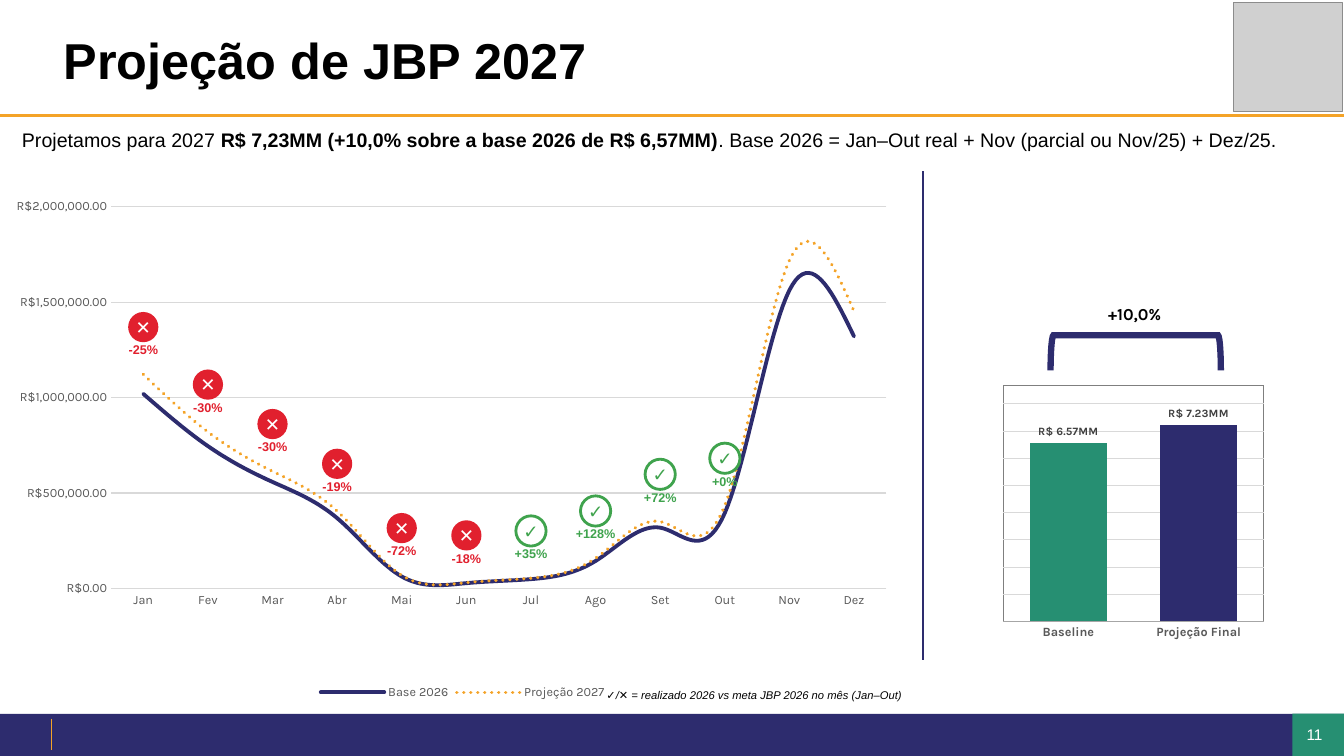
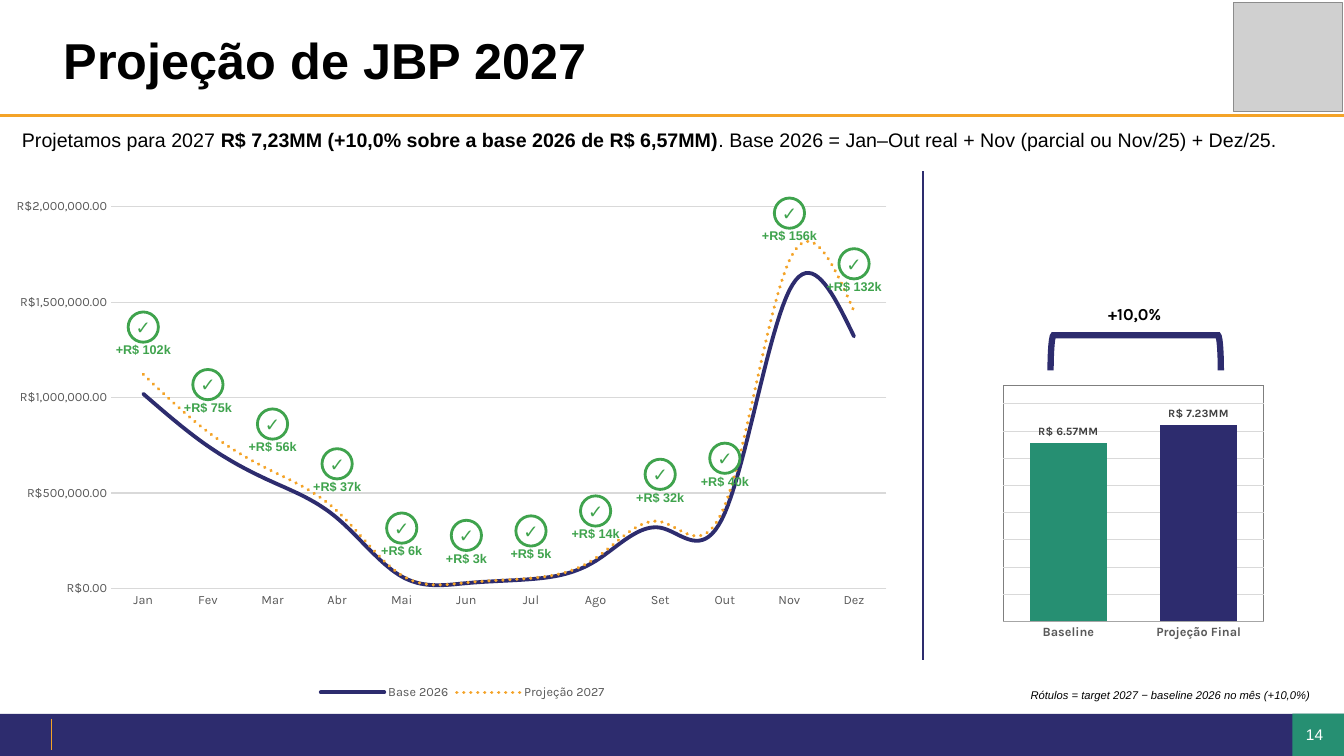
Before and after one commit to giovanoanjos27-del/Dashboard-Farma-sul, a slide deck: slide 14 of jbp/JBP2027_SaoJoao_Isadora.pptx (slide 11 before the commit). Drawn at 1344x756 pixels with LibreOffice and Linux fonts; fonts in the diff are those of the drawing; grey boxes stand for pictures; background and template pictures are left out. Boxes give left, top, right and bottom in pixels: in the first picture for what was removed or moved away, otherwise in the second. Text is boxed around its words. In the diff, an @@ line names an element or a change of style, - is before the commit and + after.

```diff
--- a/jbp/JBP2027_SaoJoao_Isadora.pptx
+++ b/jbp/JBP2027_SaoJoao_Isadora.pptx
@@ ellipse added at <box>774,198,805,228</box>, fill #FFFFFF, outline #3FA34D 2 pt, 13 pt, text #3FA34D, bold @@
+✓
@@ text added at <box>762,231,817,244</box>, 9 pt, text #3FA34D, bold @@
++R$ 156k
@@ ellipse added at <box>839,249,869,279</box>, fill #FFFFFF, outline #3FA34D 2 pt, 13 pt, text #3FA34D, bold @@
+✓
@@ text added at <box>827,281,882,294</box>, 9 pt, text #3FA34D, bold @@
++R$ 132k
@@ text in ellipse at <box>128,313,158,343</box>: text changed; text colour #FFFFFF to #3FA34D @@
-✕
+✓
@@ text at <box>116,344,171,355</box>: text changed; text colour #E1202E to #3FA34D @@
--25%
++R$ 102k
@@ text in ellipse at <box>193,370,223,400</box>: text changed; text colour #FFFFFF to #3FA34D @@
-✕
+✓
@@ text at <box>184,403,232,414</box>: text changed; text colour #E1202E to #3FA34D @@
--30%
++R$ 75k
@@ text in ellipse at <box>257,409,287,440</box>: text changed; text colour #FFFFFF to #3FA34D @@
-✕
+✓
@@ text at <box>249,441,297,452</box>: text changed; text colour #E1202E to #3FA34D @@
--30%
++R$ 56k
@@ text in ellipse at <box>322,449,352,479</box>: text changed; text colour #FFFFFF to #3FA34D @@
-✕
+✓
@@ text at <box>701,476,749,489</box>: text changed @@
-+0%
++R$ 40k
@@ text at <box>313,482,361,494</box>: text changed; text colour #E1202E to #3FA34D @@
--19%
++R$ 37k
@@ text at <box>636,493,684,502</box>: text changed @@
-+72%
++R$ 32k
@@ text in ellipse at <box>387,513,417,543</box>: text changed; text colour #FFFFFF to #3FA34D @@
-✕
+✓
@@ fill #E1202E to #FFFFFF; outline none to #3FA34D 2 pt in 6 elements at <box>128,313,158,343</box>, <box>193,370,223,400</box>, <box>257,409,287,440</box>, <box>322,449,352,479</box>, <box>387,513,417,543</box>, <box>452,520,482,551</box> @@
@@ text in ellipse at <box>452,520,482,551</box>: text changed; text colour #FFFFFF to #3FA34D @@
-✕
+✓
@@ text at <box>572,528,620,541</box>: text changed @@
-+128%
++R$ 14k
@@ text at <box>381,546,422,556</box>: text changed; text colour #E1202E to #3FA34D @@
--72%
++R$ 6k
@@ text at <box>446,554,487,564</box>: text changed; text colour #E1202E to #3FA34D @@
--18%
++R$ 3k
@@ text at <box>511,548,551,559</box>: text changed @@
-+35%
++R$ 5k
@@ text at <box>1031,690,1310,701</box>: text changed @@
-✓/✕ = realizado 2026 vs meta JBP 2026 no mês (Jan–Out)
+Rótulos = target 2027 − baseline 2026 no mês (+10,0%)
@@ page number at <box>1293,715,1337,755</box>: text changed @@
-11
+14
@@ page number at <box>1306,729,1323,740</box>: text changed @@
-11
+14
```
Also in this commit, not shown: 2 other slides changed, 3 slides added, 10 other files.
